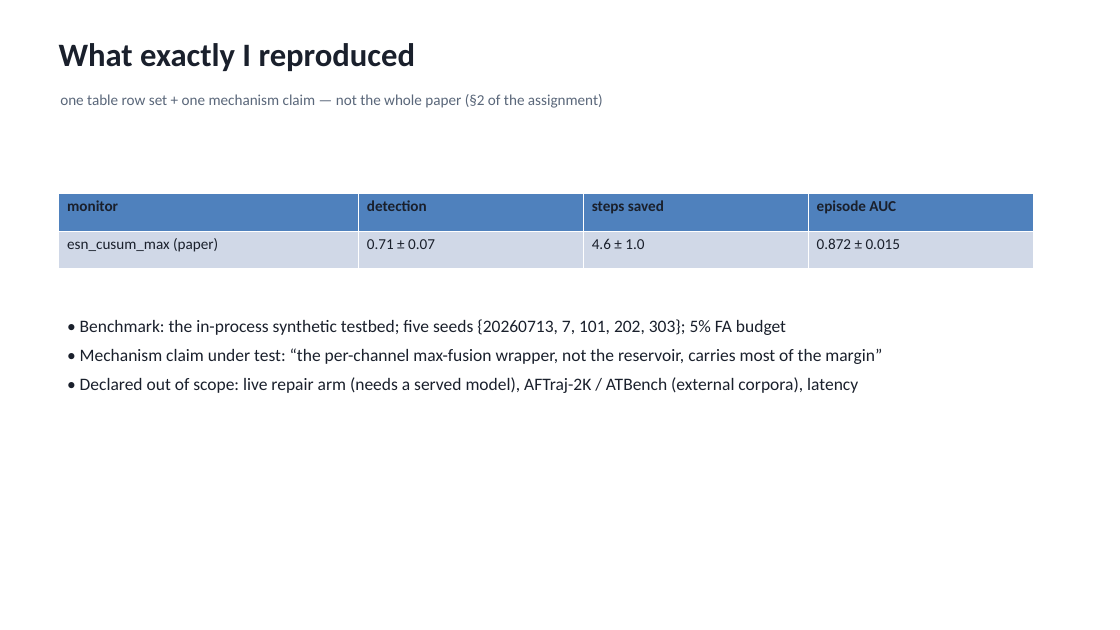
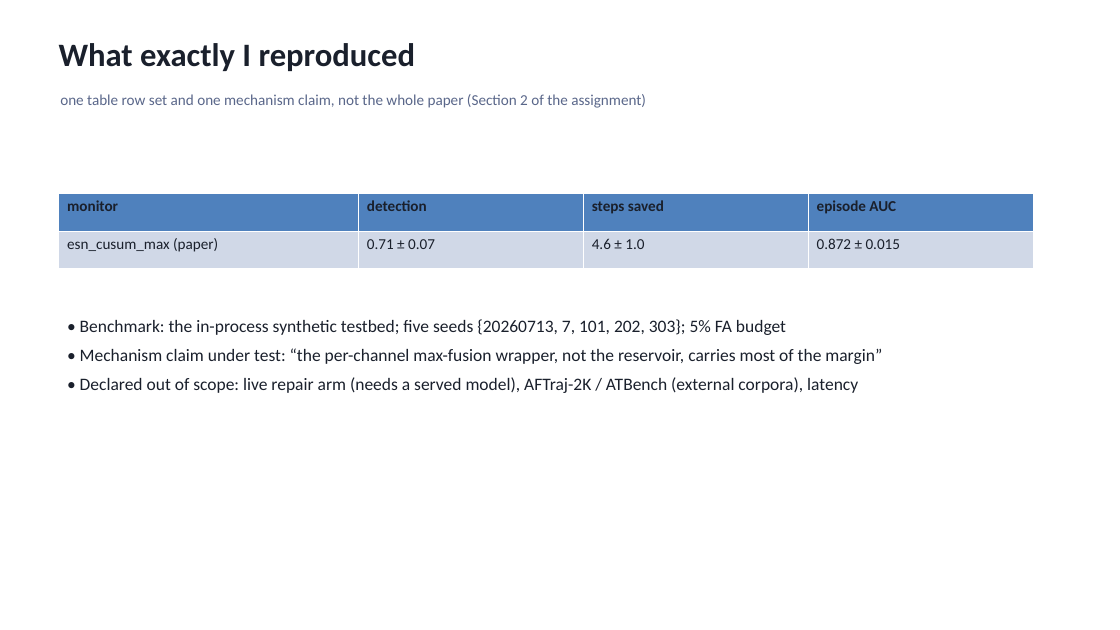
Before and after one commit to SamielSun/Individual-project-trajectory-sentinel-reproduce, a slide deck: slide 3 of slides/presentation.pptx. Drawn at 1120x630 pixels with LibreOffice and Linux fonts; fonts in the diff are those of the drawing. Boxes give left, top, right and bottom in pixels: in the first picture for what was removed or moved away, otherwise in the second. Text is boxed around its words. In the diff, an @@ line names an element or a change of style, - is before the commit and + after.

Commit message:
docs: plain section references, deck hierarchy, project-specific diary
Section references in the report and on slide 3 are spelled out instead of using
the section sign. On slide 2 the two Layer 1 lines sat as grey sub-bullets while
Layer 2 was a top-level bullet; all six lines are now one level, one size and one
colour.

The debug diary replaced its four environment entries (wheel resolution, the
3.14 download, transitive imports) with six that belong to this project: the
redirect that keeps the committed results intact, why the five-seed aggregation
had to be re-implemented, the test gate that expects corpora the fork drops,
silent row loss without torch, an over-claim about row coverage that I had to
retract, and what 'exact' was defined to mean given a 5e-11 threshold difference.

```diff
--- a/slides/presentation.pptx
+++ b/slides/presentation.pptx
@@ text at (60,94,646,108): text changed; text colour #5A677A to #5A678A @@
-one table row set + one mechanism claim — not the whole paper (§2 of the assignment)
+one table row set and one mechanism claim, not the whole paper (Section 2 of the assignment)
```
Also in this commit, not shown: 1 other slide changed, 2 other files.
